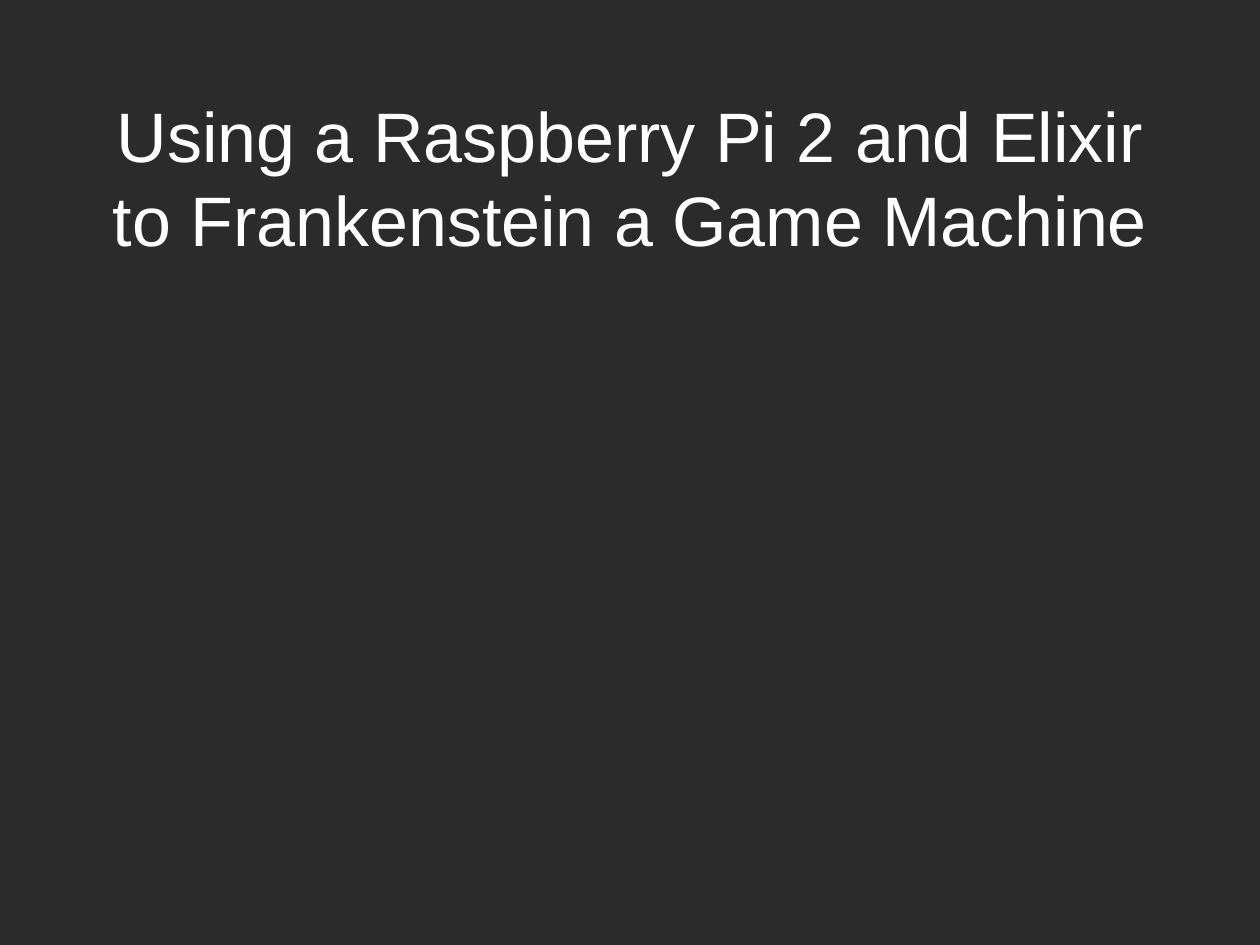
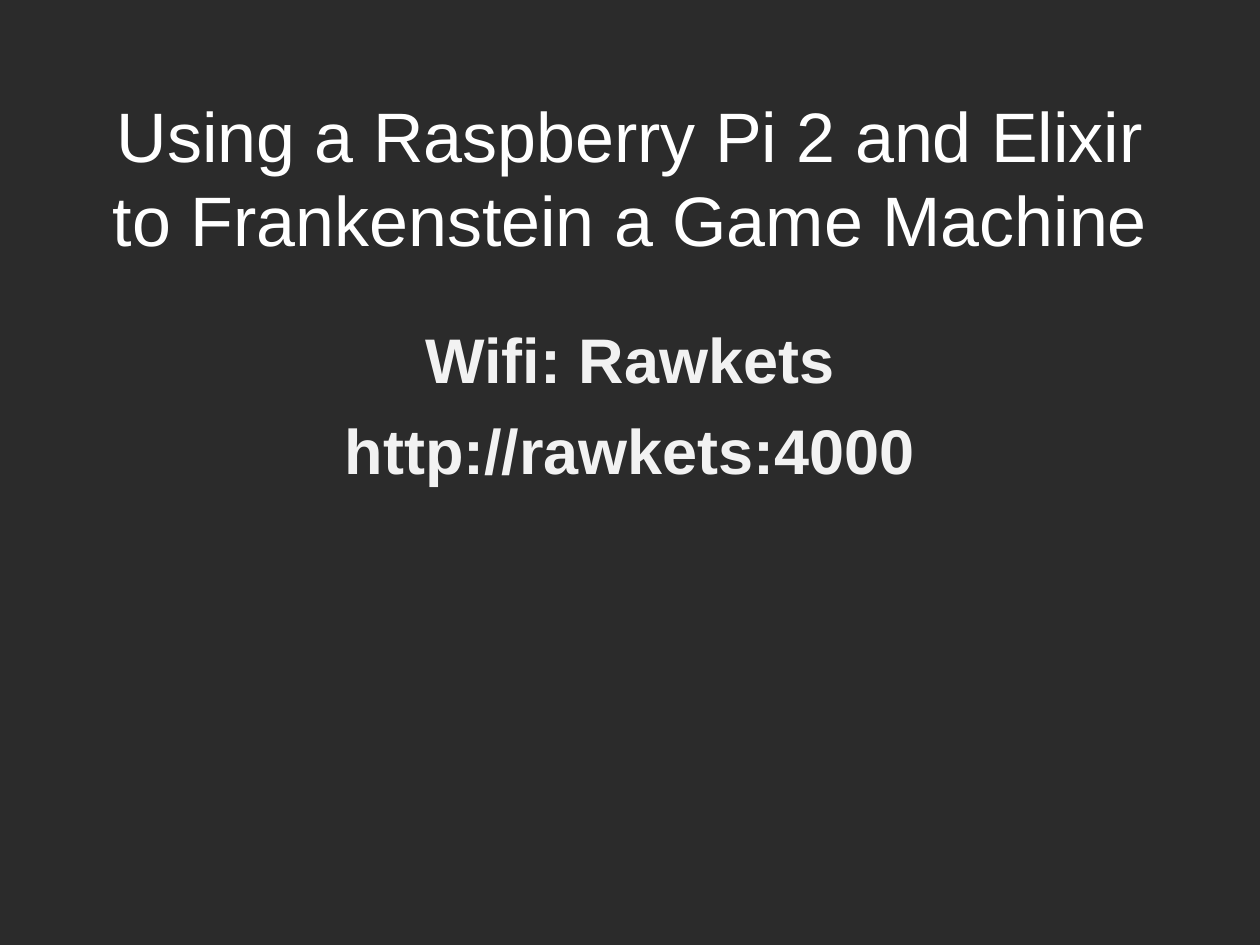
Before and after one commit to paaschpa/frankencade, a slide deck: slide 1 of ccc2016.ppt. Drawn at 1260x945 pixels with LibreOffice and Linux fonts; fonts in the diff are those of the drawing; background and template pictures are left out; a plain dark background stands for a picture behind light text. Boxes give left, top, right and bottom in pixels: in the first picture for what was removed or moved away, otherwise in the second. Text is boxed around its words. In the diff, an @@ line names an element or a change of style, - is before the commit and + after.

```diff
--- a/ccc2016.ppt
+++ b/ccc2016.ppt
@@ subtitle added at [345,337,915,485], 36 pt, text #F2F2F2, bold @@
+Wifi: Rawkets
+http://rawkets:4000
```
Also in this commit, not shown: 1 other slide changed, 4 other files.
